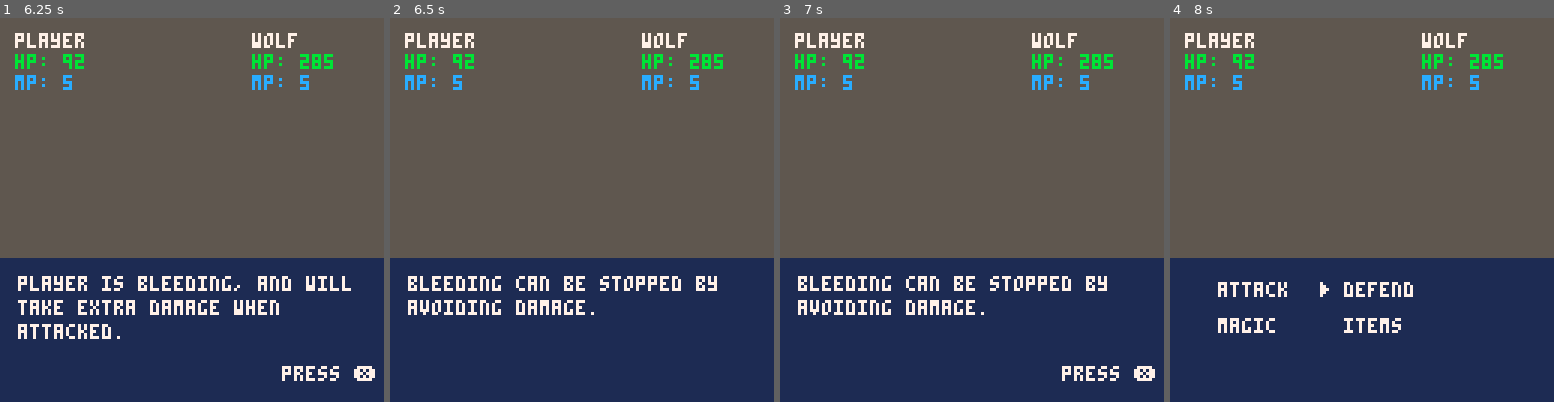
Above: before the commit, frames 1-4 (left to right).
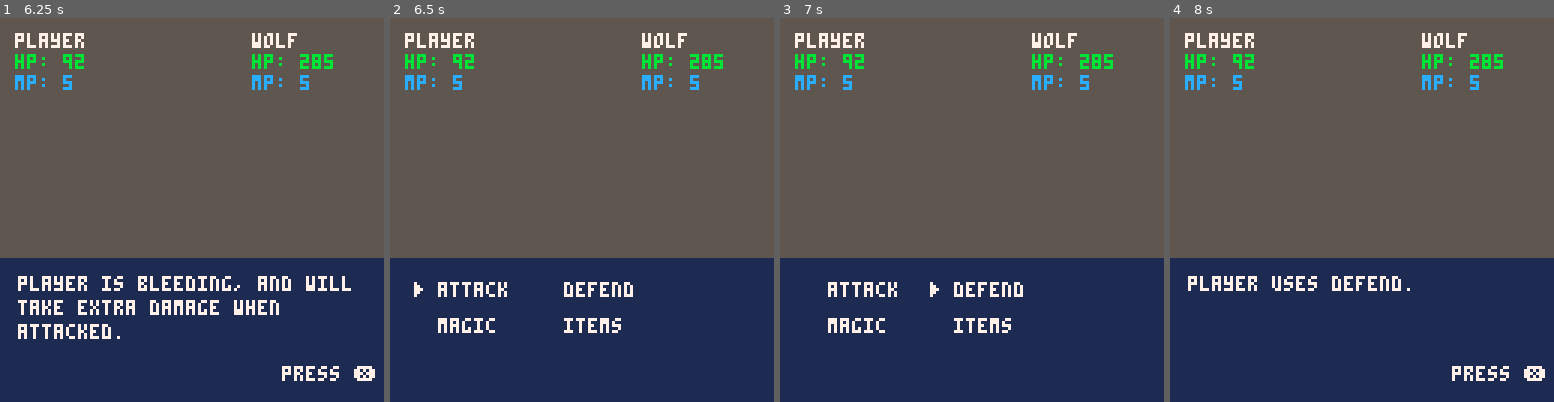
Above: after the commit, the same moments.

Repository: pixegami/wolfhunter
Game: PICO-8 cartridge moonshot.p8
Two runs of this game, one before a commit and one after it. Both use one fixed random seed, a clock stepped at 60 frames per second and the inputs below.
Inputs:
- Up to frame 1 (6.25 s): tap X (X key) at 0.33, 1.07, 1.85, 2.97, 4.08, 5.2 s; tap O (Z key) at 0.7, 1.7, 2.1, 2.5, 2.9, 3.3, 3.7, 4.1, 4.5, 4.9, 5.3, 5.7, 6.1 s; hold Right 1.6-2.1 s; hold Up 2.15-2.42 s; hold Right 2.47-3.03 s; hold Left 3.08-3.58 s; hold Down 3.63-3.97 s; hold Right 4.02-4.68 s; hold Up 4.73-5.03 s; hold Left 5.08-5.68 s; hold Down 5.73-6.03 s; hold Right from 6.08 s (still down)
- Up to frame 2 (6.5 s): keep holding Right; tap X (X key) at 6.32 s
- Up to frame 3 (7 s): tap O (Z key) at 6.5, 6.9 s; release Right at 6.58 s; hold Right from 6.63 s (still down)
- Up to frame 4 (8 s): release Right at 7.13 s; hold Up 7.18-7.45 s; tap O (Z key) at 7.3, 7.7 s; tap X (X key) at 7.43 s; hold Right from 7.5 s (still down)

Frame 1 is identical in both runs. In frame 2, 3.1% of the frame differs, in the area x 4-86%, y 67-83%; in frame 3, 3.5%, in the area x 4-98%, y 67-95%; in frame 4, 2.3%.

Commit message:
Added consumable items

Diff:
--- a/moonshot.p8
+++ b/moonshot.p8
@@ -17,7 +17,12 @@
 -- game state
 function new_game_state()
 
-  local player = new_unit("player", 100, {"menu"})
+  -- create player controlled unit
+  local player_events = {"menu"}
+  local player_items = {"potion", "silver sword", "gun"}
+  local player = new_unit("player", 100, player_events, player_items)
+
+  -- create enemy unit
   local enemy = new_unit("wolf", 300, {"slash", "dark charge", "strong defend", "raging strike", "ravage", "cleave"})
 
   local state = {
@@ -52,19 +57,20 @@
 
   state.switch_turn = function(this)
     this:start_turn(not this.is_player_turn)
-    sequence:next()
   end
 
   return state
 end
 
 -- units
-function new_unit(name, hp, event_pool)
+function new_unit(name, hp, event_pool, items)
   local unit = {
     name=name,
     hp=hp,
     max_hp=hp,
     mana=5,
+    max_mana=5,
+    items=items,
 
     -- event management
     event_pool=event_pool,
@@ -325,6 +331,20 @@
   return event
 end
 
+function new_mana_event(name, unit, value)
+  local event = new_info_event(unit.name.." uses "..name..".", true)
+  event.action = function(this)
+    local mp_gap = unit.max_mana - unit.mana
+    if mp_gap == 0 then
+      sequence:insert(new_info_event(unit.name.." is full mana already!"))
+    else
+      mana_value = min(mp_gap, value)
+      sequence:insert(new_mana_recovery_event(unit, mana_value))
+    end
+  end
+  return event
+end
+
 function new_recovery_event(unit, heal_value)
   local event = new_info_event(unit.name.." recovers "..heal_value.." hp.", true)
   event.action = function(this)
@@ -333,6 +353,14 @@
   return event
 end
 
+function new_mana_recovery_event(unit, mana_value)
+  local event = new_info_event(unit.name.." recovers "..mana_value.." mana.", true)
+  event.action = function(this)
+    unit.mana += mana_value
+  end
+  return event
+end
+
 function new_attack_event(name, unit, target, value)
   local event = new_info_event(unit.name.." uses "..name..".", true)
 
@@ -340,7 +368,6 @@
 
     -- insert special event effects
     if name == "raging strike" then insert_vulnerable_event(unit) end
-    if name == "ravage" then insert_bleed_event(target) end
     if name == "spark" then insert_blind_event(target) end
 
     -- create an event 'head' to append to. we won't use it
@@ -382,6 +409,7 @@
 
     -- resolve the damage.
     if damage > 0 then
+      if name == "ravage" then insert_bleed_event(target) end
       head_event:chain_add(new_damage_event(target, damage))
     else
       head_event:chain_add(new_info_event("this dealt no damage!"))
@@ -415,7 +443,6 @@
 
 function insert_bleed_event(unit)
   local event = new_info_event(unit.name.." is bleeding, and will take extra damage when attacked.", true)
-  event:chain_add(new_info_event("bleeding can be stopped by avoiding damage."))
   event.action = function(this) unit.bleed = 3 end
   sequence:insert(event)
 end
@@ -441,7 +468,7 @@
 end
 
 function new_end_turn_event()
-  local event = new_event("end_turn", "", true)
+  local event = new_event("auto", "", true)
   event.action = function(this)
     state:switch_turn()
   end
@@ -484,13 +511,22 @@
   spell_event.action = function(this)
     if unit.mana > 0 then
       unit.mana -= 1
-      sequence:add(event)
+      sequence:insert(event)
     else
       sequence:insert(new_event("menu"))
       sequence:insert(new_info_event("you don't have enough mana to cast this spell."))
     end
   end
   return spell_event
+end
+
+function as_item(item_name, unit, event)
+  local item_event = new_event("auto", "", true)
+  item_event.action = function(this)
+    del(unit.items, item_name)
+    sequence:add(event)
+  end
+  return item_event
 end
 
 function generate_event(event_id, unit, target)
@@ -500,12 +536,28 @@
   if event_id == "attack" then return new_attack_event(event_id, unit, target, 15) end
   if event_id == "defend" then return new_defend_event(event_id, unit, 15) end
   if event_id == "magic" then return new_event("magic") end
-  if event_id == "items" then return new_event("items") end
+
+  -- items are a special case. we need to create a new menu.
+  if event_id == "items" then
+    if #unit.items == 0 then
+      local no_item_event = new_info_event("you have no items left to use.")
+      no_item_event:chain_add(new_event("menu"))
+      return no_item_event
+    else
+      items_menu = new_menu(unit.items, 1, "menu", true)
+      return new_event("items")
+    end
+  end
 
   -- player magic
   if event_id == "spark" then return as_spell(unit, new_attack_event(event_id, unit, target, 12)) end
   if event_id == "fireball" then return as_spell(unit, new_attack_event(event_id, unit, target, 20)) end
   if event_id == "heal" then return as_spell(unit, new_heal_event(event_id, unit, 35)) end
+
+  -- player items
+  if event_id == "potion" then return as_item(event_id, unit, new_mana_event(event_id, unit, 5)) end
+  if event_id == "silver sword" then return as_item(event_id, unit, new_attack_event(event_id, unit, target, 12)) end
+  if event_id == "gun" then return as_item(event_id, unit, new_attack_event(event_id, unit, target, 12)) end
 
   -- boss moves
   if event_id == "slash" then return new_attack_event(event_id, unit, target, 12) end
@@ -546,7 +598,6 @@
     state = new_game_state()
     combat_menu = new_menu({"attack", "defend", "magic", "items"}, 2)
     magic_menu = new_menu({"fireball", "spark", "heal"}, 1, "menu", true)
-    items_menu = new_menu({"potion", "silver sword", "gun"}, 1, "menu", true)
     state:start_turn(true)
     return this
   end
